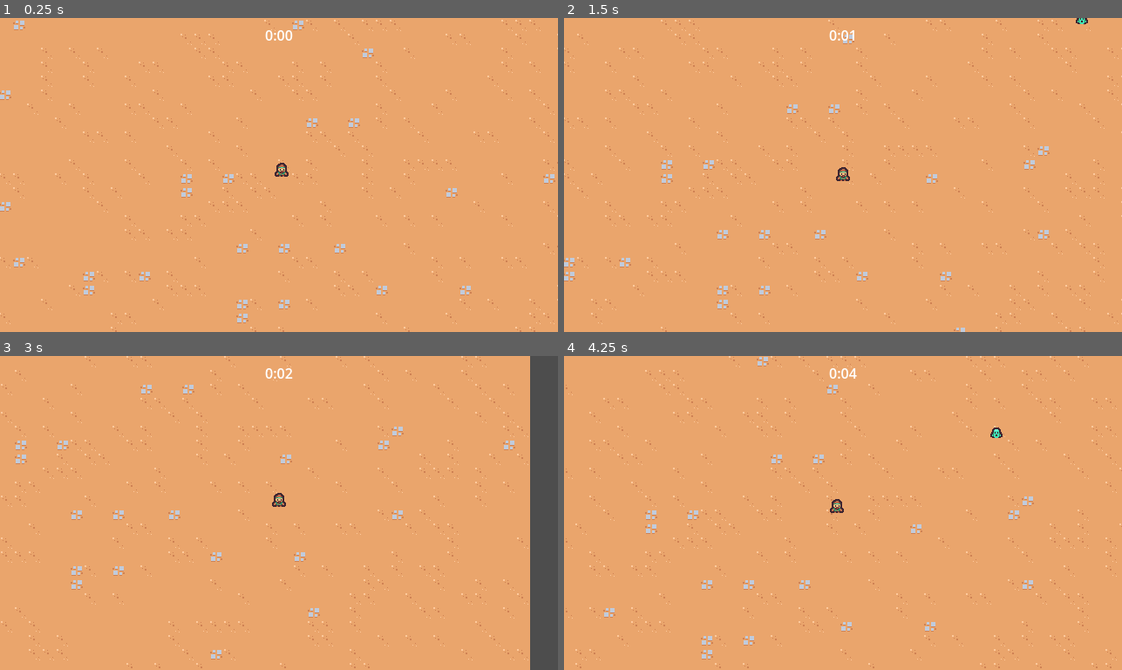
Above: before the commit, frames 1-4 (two rows, left to right).
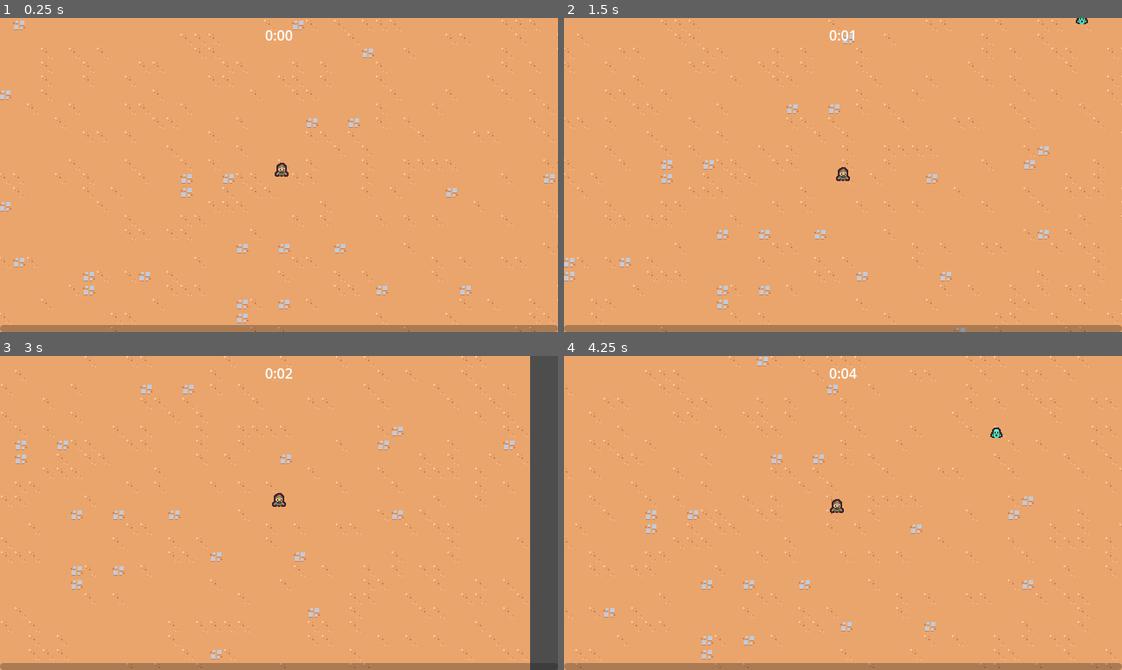
Above: after the commit, the same moments.

Repository: Slipkilot/learning-godot-2d
Game: Godot game, scene res://scenes/main/main.tscn
Same seed, same stepped clock (60 frames per second), same inputs: the game is played once before the commit and once after it.
Inputs:
- Up to frame 1 (0.25 s): no input
- Up to frame 2 (1.5 s): hold D (move_right) 0.53-1.28 s; hold S (move_down) from 1.28 s (still down)
- Up to frame 3 (3 s): release S (move_down) at 2.03 s; hold D (move_right) 2.03-2.78 s; hold W (move_up) from 2.78 s (still down)
- Up to frame 4 (4.25 s): release W (move_up) at 3.53 s; hold A (move_left) from 3.53 s (still down)

The runs differ from the first frame. In frame 1, 2.2% of the frame differs, in the area x 0-100%, y 97-100%; in frame 2, 2.2%; in frame 3, 2.1%; in frame 4, 2.2%.

Commit message:
ability system added

Diff:
--- a/project.godot
+++ b/project.godot
@@ -12,7 +12,7 @@
 
 config/name="First2DProject"
 run/main_scene="res://scenes/main/main.tscn"
-config/features=PackedStringArray("4.1", "Forward Plus")
+config/features=PackedStringArray("4.2", "Forward Plus")
 config/icon="res://icon.svg"
 
 [autoload]
--- /dev/null
+++ b/resources/upgrades/ability_upgrade.gd
@@ -0,0 +1,6 @@
+extends Resource
+class_name AbilityUpgrade
+
+@export var id:String
+@export var name: String
+@export_multiline var description: String
--- /dev/null
+++ b/resources/upgrades/sword_rate.tres
@@ -0,0 +1,9 @@
+[gd_resource type="Resource" load_steps=2 format=3 uid="uid://byu72dyepuyk5"]
+
+[ext_resource type="Script" path="res://resources/upgrades/ability_upgrade.gd" id="1_6eo85"]
+
+[resource]
+script = ExtResource("1_6eo85")
+id = "sword_rate"
+name = "Sword Quickness"
+description = "Increases sword attack rate by 10%."
--- /dev/null
+++ b/scenes/Component/hitbox_component.gd
@@ -0,0 +1,4 @@
+extends Area2D
+class_name HitboxComponent
+
+var damage=0
--- /dev/null
+++ b/scenes/Component/hitbox_component.tscn
@@ -0,0 +1,8 @@
+[gd_scene load_steps=2 format=3 uid="uid://c6wbkld4mwcy3"]
+
+[ext_resource type="Script" path="res://scenes/Component/hitbox_component.gd" id="1_kjoqu"]
+
+[node name="HitboxComponent" type="Area2D"]
+collision_layer = 4
+collision_mask = 0
+script = ExtResource("1_kjoqu")
--- /dev/null
+++ b/scenes/Component/hurtbox_component.gd
@@ -0,0 +1,19 @@
+extends Area2D
+class_name HurtboxComponent
+
+@export var health_component: Node
+
+
+func _ready():
+	area_entered.connect(on_area_entered)
+
+
+func on_area_entered(other_area: Area2D):
+	if not other_area is HitboxComponent:
+		return
+
+	if health_component==null:
+		return
+
+	var hitbox_component= other_area as HitboxComponent
+	health_component.damage(hitbox_component.damage)
--- /dev/null
+++ b/scenes/Component/hurtbox_component.tscn
@@ -0,0 +1,8 @@
+[gd_scene load_steps=2 format=3 uid="uid://6h7ylr377wt0"]
+
+[ext_resource type="Script" path="res://scenes/Component/hurtbox_component.gd" id="1_218gx"]
+
+[node name="HurtboxComponent" type="Area2D"]
+collision_layer = 0
+collision_mask = 4
+script = ExtResource("1_218gx")
--- /dev/null
+++ b/scenes/ability/sword_ability/sword_ability.gd
@@ -0,0 +1,4 @@
+extends Node2D
+class_name SwordAbility
+
+@onready var hitbox_component : HitboxComponent = $HitboxComponent
--- a/scenes/ability/sword_ability/sword_ability.tscn
+++ b/scenes/ability/sword_ability/sword_ability.tscn
@@ -1,6 +1,8 @@
-[gd_scene load_steps=6 format=3 uid="uid://du1jaoq0qtdh0"]
+[gd_scene load_steps=8 format=3 uid="uid://du1jaoq0qtdh0"]
 
 [ext_resource type="Texture2D" uid="uid://cytuqujx2ahud" path="res://scenes/ability/sword_ability/sword.png" id="1_g3o2a"]
+[ext_resource type="Script" path="res://scenes/ability/sword_ability/sword_ability.gd" id="1_kflcm"]
+[ext_resource type="PackedScene" uid="uid://c6wbkld4mwcy3" path="res://scenes/Component/hitbox_component.tscn" id="3_2d12g"]
 
 [sub_resource type="Animation" id="Animation_04v2x"]
 length = 0.001
@@ -31,7 +33,7 @@
 tracks/2/type = "value"
 tracks/2/imported = false
 tracks/2/enabled = true
-tracks/2/path = NodePath("Area2D/CollisionShape2D:disabled")
+tracks/2/path = NodePath("HitboxComponent/CollisionShape2D:disabled")
 tracks/2/interp = 1
 tracks/2/loop_wrap = true
 tracks/2/keys = {
@@ -86,7 +88,7 @@
 tracks/3/type = "value"
 tracks/3/imported = false
 tracks/3/enabled = true
-tracks/3/path = NodePath("Area2D/CollisionShape2D:disabled")
+tracks/3/path = NodePath("HitboxComponent/CollisionShape2D:disabled")
 tracks/3/interp = 1
 tracks/3/loop_wrap = true
 tracks/3/keys = {
@@ -102,26 +104,25 @@
 "swing": SubResource("Animation_83g64")
 }
 
-[sub_resource type="RectangleShape2D" id="RectangleShape2D_vg0c5"]
+[sub_resource type="RectangleShape2D" id="RectangleShape2D_jhdb3"]
 size = Vector2(30, 30)
 
 [node name="SwordAbility" type="Node2D"]
+script = ExtResource("1_kflcm")
 
 [node name="AnimationPlayer" type="AnimationPlayer" parent="."]
-autoplay = "swing"
 libraries = {
 "": SubResource("AnimationLibrary_x7i4s")
 }
+autoplay = "swing"
 
 [node name="Sprite2D" type="Sprite2D" parent="."]
 texture = ExtResource("1_g3o2a")
 offset = Vector2(0, -4)
 
-[node name="Area2D" type="Area2D" parent="."]
-collision_layer = 4
-collision_mask = 0
+[node name="HitboxComponent" parent="." instance=ExtResource("3_2d12g")]
 
-[node name="CollisionShape2D" type="CollisionShape2D" parent="Area2D"]
+[node name="CollisionShape2D" type="CollisionShape2D" parent="HitboxComponent"]
 position = Vector2(15, 0)
-shape = SubResource("RectangleShape2D_vg0c5")
+shape = SubResource("RectangleShape2D_jhdb3")
 disabled = true
--- a/scenes/ability/sword_ability_controller/sword_ability_controller.gd
+++ b/scenes/ability/sword_ability_controller/sword_ability_controller.gd
@@ -2,6 +2,9 @@
 
 const MAX_RANGE=150
 @export var sword_ability : PackedScene
+var damage=5
+
+
 
 # Called when the node enters the scene tree for the first time.
 func _ready():
@@ -29,8 +32,10 @@
 		return a_distance < b_distance
 	)
 
-	var sword_instance = sword_ability.instantiate() as Node2D
+	var sword_instance = sword_ability.instantiate() as SwordAbility
 	player.get_parent().add_child(sword_instance)
+	sword_instance.hitbox_component.damage=damage
+
 	sword_instance.global_position=enemies[0].global_position
 	sword_instance.global_position += Vector2.RIGHT.rotated(randf_range(0,TAU)) * 4
 
--- a/scenes/game_object/basic_enemy/basic_enemy.gd
+++ b/scenes/game_object/basic_enemy/basic_enemy.gd
@@ -4,12 +4,7 @@
 
 @onready var health_component: HealthComponent = $HealthComponent
 
-# Called when the node enters the scene tree for the first time.
-func _ready():
-	$Area2D.area_entered.connect(on_area_entered)
 
-
-# Called every frame. 'delta' is the elapsed time since the previous frame.
 func _process(delta):
 	var direction = get_direction_to_player()
 	velocity = direction * MAX_SPEED
@@ -21,7 +16,3 @@
 	if player_node != null:
 		return (player_node.global_position-global_position).normalized()
 	return Vector2.ZERO
-
-
-func on_area_entered(other_area:Area2D):
-	health_component.damage(100)
--- a/scenes/game_object/basic_enemy/basic_enemy.tscn
+++ b/scenes/game_object/basic_enemy/basic_enemy.tscn
@@ -1,11 +1,12 @@
-[gd_scene load_steps=7 format=3 uid="uid://cokkqtsk3dqbb"]
+[gd_scene load_steps=8 format=3 uid="uid://cokkqtsk3dqbb"]
 
 [ext_resource type="Script" path="res://scenes/game_object/basic_enemy/basic_enemy.gd" id="1_2bh2w"]
 [ext_resource type="PackedScene" uid="uid://bhk5wekpptd8a" path="res://scenes/Component/health_component.tscn" id="2_arbsh"]
 [ext_resource type="Texture2D" uid="uid://bnhvq1sm5sex5" path="res://scenes/game_object/basic_enemy/basic_enemy.png" id="2_kqeo3"]
 [ext_resource type="PackedScene" uid="uid://pylv0pwlw26v" path="res://scenes/Component/vial_drop_component.tscn" id="3_0kk0g"]
+[ext_resource type="PackedScene" uid="uid://6h7ylr377wt0" path="res://scenes/Component/hurtbox_component.tscn" id="4_j5xcn"]
 
-[sub_resource type="CircleShape2D" id="CircleShape2D_c06wt"]
+[sub_resource type="CircleShape2D" id="CircleShape2D_1biw0"]
 radius = 12.0
 
 [sub_resource type="CircleShape2D" id="CircleShape2D_x4lis"]
@@ -22,13 +23,12 @@
 [node name="VialDropComponent" parent="." node_paths=PackedStringArray("health_component") instance=ExtResource("3_0kk0g")]
 health_component = NodePath("../HealthComponent")
 
-[node name="Area2D" type="Area2D" parent="."]
-collision_layer = 0
-collision_mask = 4
+[node name="HurtboxComponent" parent="." node_paths=PackedStringArray("health_component") instance=ExtResource("4_j5xcn")]
+health_component = NodePath("../HealthComponent")
 
-[node name="CollisionShape2D" type="CollisionShape2D" parent="Area2D"]
+[node name="CollisionShape2D" type="CollisionShape2D" parent="HurtboxComponent"]
 position = Vector2(0, -5)
-shape = SubResource("CircleShape2D_c06wt")
+shape = SubResource("CircleShape2D_1biw0")
 
 [node name="Sprite2D" type="Sprite2D" parent="."]
 texture = ExtResource("2_kqeo3")
--- a/scenes/main/main.tscn
+++ b/scenes/main/main.tscn
@@ -6,13 +6,18 @@
 [ext_resource type="TileSet" uid="uid://xyk6ub4kkw10" path="res://resources/tileset.tres" id="1_u5ss6"]
 [ext_resource type="PackedScene" uid="uid://brwtytyg106u1" path="res://scenes/manager/enemy_manager.tscn" id="1_x88ww"]
 [ext_resource type="PackedScene" uid="uid://efcs3vyg0jmo" path="res://scenes/manager/arena_time_manager.tscn" id="2_7jp20"]
+[ext_resource type="PackedScene" uid="uid://n2j14v6sjeye" path="res://scenes/ui/experience_bar.tscn" id="2_ainia"]
 [ext_resource type="PackedScene" uid="uid://25dk818f4b3w" path="res://scenes/manager/experience_manager.tscn" id="4_20m5c"]
 [ext_resource type="Script" path="res://scenes/manager/experience_manager.gd" id="5_rdam8"]
+[ext_resource type="PackedScene" uid="uid://bxced3xjtjeva" path="res://scenes/manager/upgrade_manager.tscn" id="7_asi3j"]
 
 [node name="Main" type="Node"]
 
 [node name="ArenaTimeUI" parent="." node_paths=PackedStringArray("arena_time_manager") instance=ExtResource("1_ltnkv")]
 arena_time_manager = NodePath("../ArenaTimeManager")
+
+[node name="ExperienceBar" parent="." node_paths=PackedStringArray("experience_manager") instance=ExtResource("2_ainia")]
+experience_manager = NodePath("../ExperienceManager")
 
 [node name="ArenaTimeManager" parent="." instance=ExtResource("2_7jp20")]
 
@@ -20,6 +25,9 @@
 
 [node name="ExperienceManager" parent="." instance=ExtResource("4_20m5c")]
 script = ExtResource("5_rdam8")
+
+[node name="UpgradeManager" parent="." node_paths=PackedStringArray("experience_manager") instance=ExtResource("7_asi3j")]
+experience_manager = NodePath("../ExperienceManager")
 
 [node name="GameCamera" parent="." instance=ExtResource("1_itmkl")]
 
--- a/scenes/manager/experience_manager.gd
+++ b/scenes/manager/experience_manager.gd
@@ -1,7 +1,13 @@
 extends Node
 
+signal experience_updated(current_experience:float,target_experience:float)
+signal level_up(new_level:int)
+
+const TARGET_EXPERIENCE_GROWTH=5
+
 var current_experience=0
-
+var current_level=1
+var target_experience=1
 
 func _ready():
 	GameEvents.experience_vial_collected.connect(on_experience_vial_collected)
@@ -9,9 +15,14 @@
 
 
 func increment_experience(number: float):
-	current_experience +=number
-	print(current_experience)
+	current_experience = min(current_experience + number,target_experience)
+	experience_updated.emit(current_experience,target_experience)
+	if current_experience==target_experience:
+		current_level +=1
+		target_experience += TARGET_EXPERIENCE_GROWTH
+		current_experience=0
+		experience_updated.emit(current_experience,target_experience)
+		level_up.emit(current_level)
 
 func on_experience_vial_collected(number:float):
-	current_experience += number
-	print(current_experience)
+	increment_experience(number)
--- /dev/null
+++ b/scenes/manager/upgrade_manager.gd
@@ -0,0 +1,38 @@
+extends Node
+
+
+@export var upgrade_pool : Array[AbilityUpgrade]
+@export var experience_manager:Node
+@export var upgrade_screen_scene:PackedScene
+
+
+var current_upgrades={
+
+}
+
+
+func _ready():
+	experience_manager.level_up.connect(on_level_up)
+
+
+func on_level_up(current_level:int):
+
+	var chosen_upgrade=upgrade_pool.pick_random() as AbilityUpgrade
+	if chosen_upgrade ==null:
+		return
+
+	var upgrade_screen_instance = upgrade_screen_scene.instantiate()
+	add_child(upgrade_screen_instance)
+	upgrade_screen_instance.set_ability_upgrades([chosen_upgrade] as Array[AbilityUpgrade])
+
+func apply_upgrade(upgrade:AbilityUpgrade):
+
+
+	var has_upgrade= current_upgrades.has(upgrade.id)
+	if !has_upgrade:
+		current_upgrades[upgrade.id]={
+			"resource" : upgrade,
+			"quantity":1
+		}
+	else:
+		current_upgrades[upgrade.id]["quantity"] +=1
--- /dev/null
+++ b/scenes/manager/upgrade_manager.tscn
@@ -0,0 +1,10 @@
+[gd_scene load_steps=4 format=3 uid="uid://bxced3xjtjeva"]
+
+[ext_resource type="Script" path="res://scenes/manager/upgrade_manager.gd" id="1_af3df"]
+[ext_resource type="Resource" uid="uid://byu72dyepuyk5" path="res://resources/upgrades/sword_rate.tres" id="2_4cjgw"]
+[ext_resource type="PackedScene" uid="uid://dg36vy5a33sd0" path="res://scenes/ui/upgrade_screen.tscn" id="3_hk82h"]
+
+[node name="UpgradeManager" type="Node"]
+script = ExtResource("1_af3df")
+upgrade_pool = Array[Resource("res://resources/upgrades/ability_upgrade.gd")]([ExtResource("2_4cjgw")])
+upgrade_screen_scene = ExtResource("3_hk82h")
--- /dev/null
+++ b/scenes/ui/ability_upgrade_card.gd
@@ -0,0 +1,9 @@
+extends PanelContainer
+
+@onready var name_label:Label = $%NameLabel
+@onready var description_label:Label = $%DescriptionLabel
+
+
+func set_ability_upgrades(upgrade:AbilityUpgrade):
+	name_label.text=upgrade.name
+	description_label.text=upgrade.description
--- /dev/null
+++ b/scenes/ui/ability_upgrade_card.tscn
@@ -0,0 +1,24 @@
+[gd_scene load_steps=2 format=3 uid="uid://bnfxos8cdmq0a"]
+
+[ext_resource type="Script" path="res://scenes/ui/ability_upgrade_card.gd" id="1_8ear2"]
+
+[node name="AbilityUpgradeCard" type="PanelContainer"]
+custom_minimum_size = Vector2(120, 150)
+script = ExtResource("1_8ear2")
+
+[node name="VBoxContainer" type="VBoxContainer" parent="."]
+layout_mode = 2
+
+[node name="NameLabel" type="Label" parent="VBoxContainer"]
+unique_name_in_owner = true
+layout_mode = 2
+text = "test name
+"
+
+[node name="DescriptionLabel" type="Label" parent="VBoxContainer"]
+unique_name_in_owner = true
+custom_minimum_size = Vector2(120, 150)
+layout_mode = 2
+text = "write some desc here
+"
+autowrap_mode = 2
--- /dev/null
+++ b/scenes/ui/experience_bar.gd
@@ -0,0 +1,14 @@
+extends CanvasLayer
+
+@export var experience_manager: Node
+@onready var progress_bar = $MarginContainer/ProgressBar
+
+func _ready():
+	progress_bar.value=0
+	experience_manager.experience_updated.connect(on_experience_updated)
+
+
+
+func on_experience_updated(current_experience:float,target_experience:float):
+	var percent = current_experience/target_experience
+	progress_bar.value=percent
--- /dev/null
+++ b/scenes/ui/experience_bar.tscn
@@ -0,0 +1,23 @@
+[gd_scene load_steps=2 format=3 uid="uid://n2j14v6sjeye"]
+
+[ext_resource type="Script" path="res://scenes/ui/experience_bar.gd" id="1_vsl40"]
+
+[node name="ExperienceBar" type="CanvasLayer"]
+script = ExtResource("1_vsl40")
+
+[node name="MarginContainer" type="MarginContainer" parent="."]
+anchors_preset = 15
+anchor_right = 1.0
+anchor_bottom = 1.0
+grow_horizontal = 2
+grow_vertical = 2
+mouse_filter = 2
+
+[node name="ProgressBar" type="ProgressBar" parent="MarginContainer"]
+custom_minimum_size = Vector2(0, 8)
+layout_mode = 2
+size_flags_vertical = 8
+mouse_filter = 2
+max_value = 1.0
+value = 0.5
+show_percentage = false
--- /dev/null
+++ b/scenes/ui/upgrade_screen.gd
@@ -0,0 +1,17 @@
+extends CanvasLayer
+
+@export var upgrade_card_scene:PackedScene
+
+
+@onready var card_container:HBoxContainer=$%CardContainer
+
+func _ready():
+	get_tree().paused=true
+
+
+
+func set_ability_upgrades(upgrades: Array[AbilityUpgrade]):
+	for upgrade in upgrades:
+		var card_instance=upgrade_card_scene.instantiate()
+		card_container.add_child(card_instance)
+		card_instance.set_ability_upgrades(upgrade)
--- /dev/null
+++ b/scenes/ui/upgrade_screen.tscn
@@ -0,0 +1,22 @@
+[gd_scene load_steps=3 format=3 uid="uid://dg36vy5a33sd0"]
+
+[ext_resource type="Script" path="res://scenes/ui/upgrade_screen.gd" id="1_mcs60"]
+[ext_resource type="PackedScene" uid="uid://bnfxos8cdmq0a" path="res://scenes/ui/ability_upgrade_card.tscn" id="2_v7d2x"]
+
+[node name="UpgradeScreen" type="CanvasLayer"]
+process_mode = 3
+script = ExtResource("1_mcs60")
+upgrade_card_scene = ExtResource("2_v7d2x")
+
+[node name="MarginContainer" type="MarginContainer" parent="."]
+anchors_preset = 15
+anchor_right = 1.0
+anchor_bottom = 1.0
+grow_horizontal = 2
+grow_vertical = 2
+
+[node name="CardContainer" type="HBoxContainer" parent="MarginContainer"]
+unique_name_in_owner = true
+layout_mode = 2
+size_flags_horizontal = 4
+size_flags_vertical = 4
Not shown: 1 places in scenes/main/main.tscn that only renumber resources
